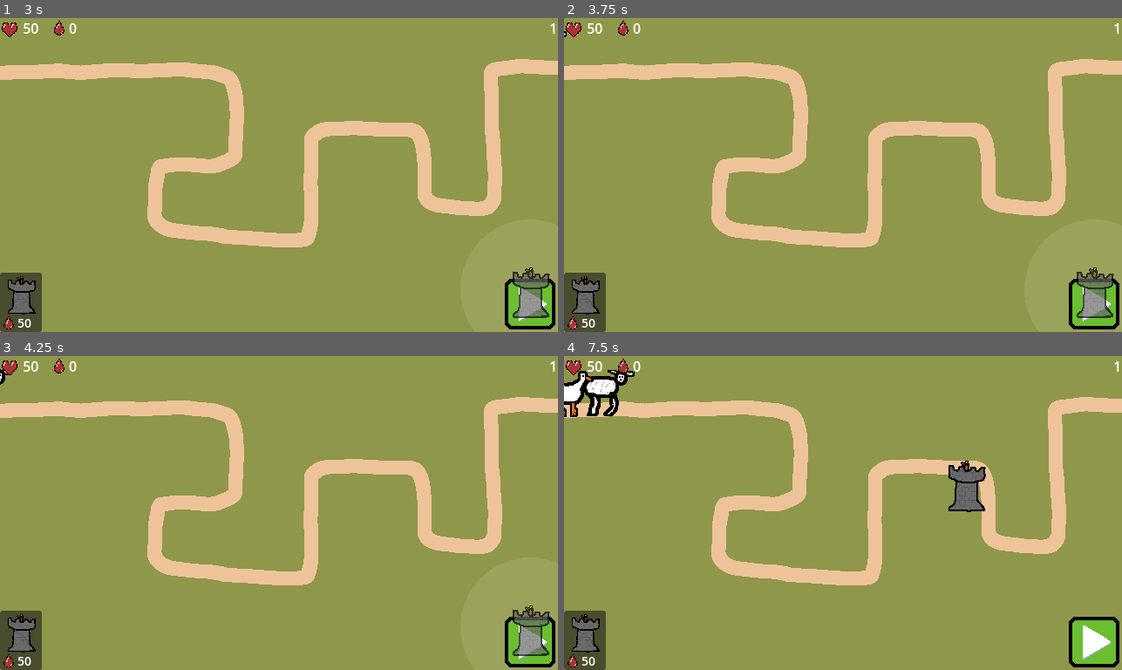
Above: before the commit, frames 1-4 (two rows, left to right).
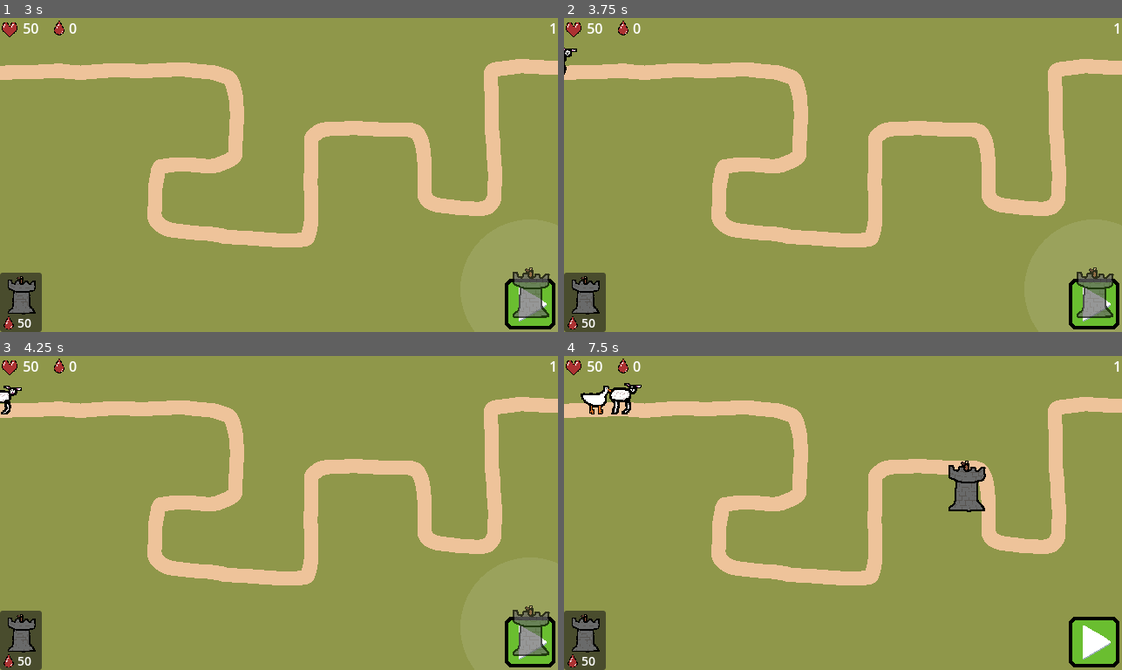
Above: after the commit, the same moments.

Repository: nieboczek/godot-brackeys-2026-1
Game: Godot game, scene res://scenes/main.tscn
Two runs of this game, one before a commit and one after it. Both use one fixed random seed, a clock stepped at 60 frames per second and the inputs below. The engine's default icon, where the game draws it, is replaced by a stand-in: a white triangle on a blue panel in a dark square.
Inputs (mouse positions are in pixels of both pictures, inside the frame that each line leads up to):
- Up to frame 1 (3 s): click "play" at 0.5 s; click (22, 303) at 1.25 s; click (530, 303) at 2 s; click (530, 303) at 2.75 s
- Up to frame 2 (3.75 s): click (1094, 303) at 3.5 s
- Up to frame 3 (4.25 s): no input
- Up to frame 4 (7.5 s): tap Enter at 4.25, 5.1, 6.6 s; move the mouse to (965, 497) at 4.27 s; press the mouse at (965, 497) at 4.28 s; move the mouse to (731, 528) at 5.02 s; release the mouse at (731, 528) at 5.03 s; move the mouse to (898, 443) at 5.77 s; press the mouse at (898, 443) at 5.78 s; move the mouse to (815, 575) at 6.52 s; release the mouse at (815, 575) at 6.53 s; move the mouse to (1010, 560) at 7.27 s; press the mouse at (1010, 560) at 7.28 s

Frame 1 is identical in both runs. In frame 2, less than 0.1% of the frame differs, in the area x 0-3%, y 4-19%; in frame 3, 0.2%; in frame 4, 1.3%, in the area x 0-14%, y 4-20%.

Commit message:
make enemies smaller

Diff:
--- a/scenes/enemy.tscn
+++ b/scenes/enemy.tscn
@@ -1,10 +1,11 @@
 [gd_scene format=3 uid="uid://sweimbvqq3ow"]
 
 [ext_resource type="Script" uid="uid://r4jcflrdc5t5" path="res://scripts/enemy/enemy.gd" id="1_7p1mj"]
+[ext_resource type="Texture2D" uid="uid://bi85m0xm8hbwm" path="res://assets/cow.png" id="2_4ra3w"]
 [ext_resource type="Texture2D" uid="uid://f1nqbenjx37s" path="res://assets/blood.png" id="2_md0e3"]
 
 [sub_resource type="Curve" id="Curve_4ra3w"]
-_data = [Vector2(0.754717, 1), 0.0, 0.0, 0, 0, Vector2(1, 0), 0.0, 0.0, 0, 0]
+_data = [Vector2(0.6985816, 1), 0.0, 0.0, 0, 0, Vector2(1, 0), 0.0, 0.0, 0, 0]
 point_count = 2
 
 [sub_resource type="CurveTexture" id="CurveTexture_qrg1y"]
@@ -19,7 +20,7 @@
 curve = SubResource("Curve_5uy6h")
 
 [sub_resource type="Curve" id="Curve_c4w8v"]
-_data = [Vector2(0.5377358, 0), 0.0, 0.0, 0, 0, Vector2(0.5518868, 1), 0.0, 0.0, 0, 0]
+_data = [Vector2(0.46453896, 0), 0.0, 0.0, 0, 0, Vector2(0.4716312, 1), 0.0, 0.0, 0, 0]
 point_count = 2
 
 [sub_resource type="CurveTexture" id="CurveTexture_48igr"]
@@ -32,14 +33,14 @@
 angle_curve = SubResource("CurveTexture_cdqli")
 direction = Vector3(0, -1, 0)
 spread = 15.0
-initial_velocity_min = 140.0
-initial_velocity_max = 160.0
+initial_velocity_min = 120.0
+initial_velocity_max = 140.0
 gravity = Vector3(0, 200, 0)
 damping_min = 1000.00006
 damping_max = 1000.00006
 damping_curve = SubResource("CurveTexture_48igr")
-scale_min = 0.5
-scale_max = 0.5
+scale_min = 0.35
+scale_max = 0.35
 alpha_curve = SubResource("CurveTexture_qrg1y")
 
 [node name="Enemy" type="PathFollow2D" unique_id=774734209]
@@ -48,15 +49,18 @@
 script = ExtResource("1_7p1mj")
 
 [node name="CharacterBody" type="CharacterBody2D" parent="." unique_id=1017641450]
+scale = Vector2(0.65, 0.65)
 
 [node name="Anchor" type="Node2D" parent="CharacterBody" unique_id=1320892642]
 
 [node name="Sprite" type="Sprite2D" parent="CharacterBody/Anchor" unique_id=24252079]
+position = Vector2(0, -24)
+texture = ExtResource("2_4ra3w")
 
 [node name="CollisionShape" type="CollisionShape2D" parent="CharacterBody" unique_id=627494903]
 
 [node name="GPUParticles" type="GPUParticles2D" parent="." unique_id=312433705]
-position = Vector2(0, -22)
+position = Vector2(0, -16)
 emitting = false
 amount = 10
 texture = ExtResource("2_md0e3")
--- a/scripts/manager.gd
+++ b/scripts/manager.gd
@@ -10,11 +10,11 @@
 
 const ROUNDS: Array[Array] = [
 	[
-		"1: sheep",
-		"4: duck",
-		"7: chicken",
-		"10: cow",
-		"13: pig",
+		"0: sheep",
+		"3: duck",
+		"6: chicken",
+		"9: cow",
+		"12: pig",
 	],
 	[
 		"2: cow",
